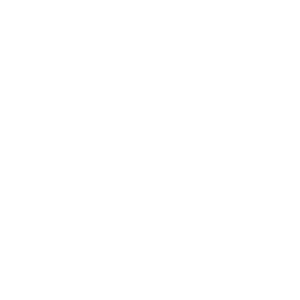
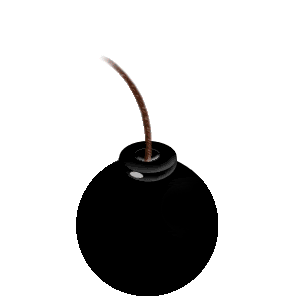
Layered file, before and after one edit (300x300). Changes by layer:
renamed "Bomb" to "Bomb Fuse 1", showed it over [76, 55, 218, 296]
